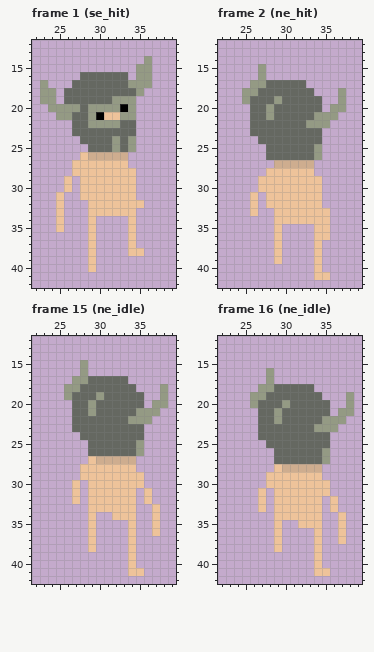
A pixel-art file gets an edit: Assets/Sprites/Player/Simple Pete.aseprite. Above is the file before it was changed.
64x64 pixels, 94 frames. Colours within 5 levels of each other are drawn and written as one. Shown: frame 1 (se_hit): x 22..39, y 12..42; frame 2 (ne_hit): x 22..39, y 12..42; frame 15 (ne_idle): x 22..39, y 12..42; frame 16 (ne_idle): x 22..39, y 12..42. The commit also changed other frames, which this record leaves out.
After the commit:
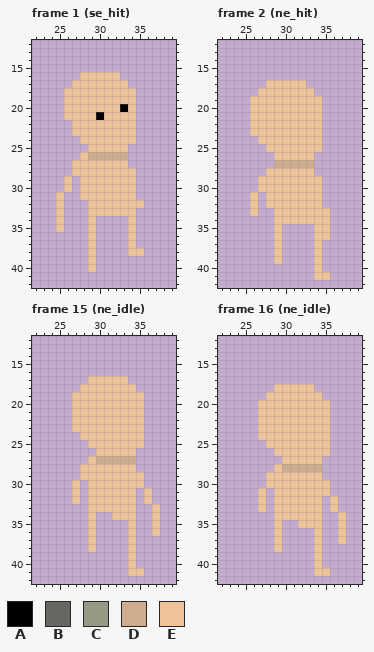
Palette (. is transparent): A #000000  B #656861  C #949a84  D #cead8f  E #eec39a
What changed:
layer "Gear/Head/Iron_Helmet" now hidden
Changed rows in their new state; - is an unchanged pixel.
Frame 1 (se_hit):
first column x 23:
14 -------------.
15 ------------..
16 -----EEEEE.-..
17 .---EEEEEEE...
18 ..-EEEEEEEEE.-
19 ..-EEEEEEEEE--
20 -..EEEEEEE-E--
21 --.EEEE---EE--
22 ----EEEEEEEE--
23 ----EEEEEEEE--
24 -----EEEEEEE--
25 ------EEEEE.--
Frame 2 (ne_hit):
first column x 25:
15 --.----------
16 --.----------
17 -..EEEEE-----
18 ..EEEEEEE---.
19 .EEEEEEEEE--.
20 -EEEEEEEEE-..
21 -EEEEEEEEE..-
22 -EEEEEEEEE.--
23 -EEEEEEEEE---
24 --EEEEEEEE---
25 ---EEEEEEE---
26 ---.EEEEE.---
Frame 15 (ne_idle):
first column x 26:
15 --.----------
16 --.----------
17 -..EEEEE-----
18 ..EEEEEEE---.
19 .EEEEEEEEE--.
20 -EEEEEEEEE-..
21 -EEEEEEEEE..-
22 -EEEEEEEEE.--
23 -EEEEEEEEE---
24 --EEEEEEEE---
25 ---EEEEEEE---
26 ---.EEEEE.---
Frame 16 (ne_idle):
first column x 26:
16 --.----------
17 --.----------
18 -..EEEEE-----
19 ..EEEEEEE---.
20 .EEEEEEEEE--.
21 -EEEEEEEEE-..
22 -EEEEEEEEE..-
23 -EEEEEEEEE.--
24 -EEEEEEEEE---
25 --EEEEEEEE---
26 ---EEEEEEE---
27 ---.EEEEE.---
Boxes around the changes in both pictures, in picture pixels (x1, y1, x2, y2):
changed: (40, 56, 152, 152)
changed: (242, 64, 346, 160)
changed: (64, 360, 168, 456)
changed: (250, 368, 354, 464)
